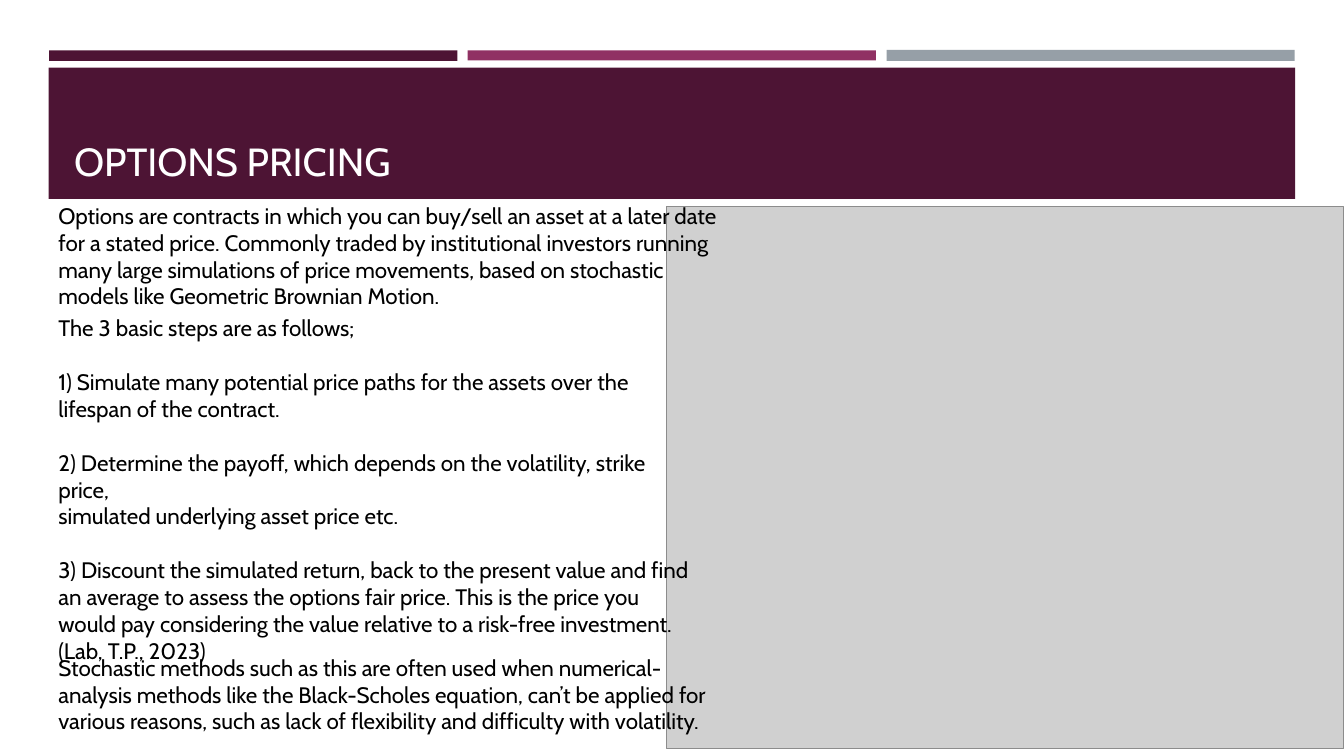
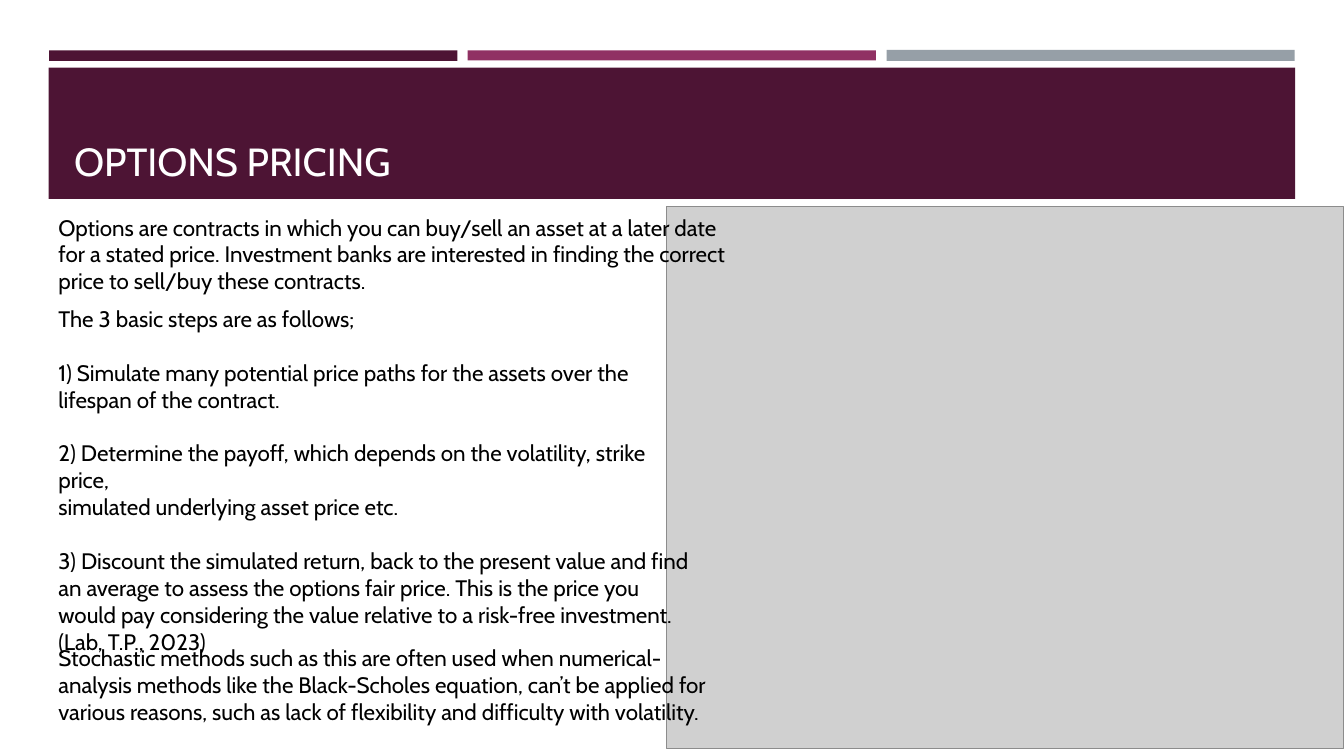
Before and after one commit to eoiniritium/jateb-course-work, a slide deck: slide 18 of presentation.pptx. Drawn at 1344x756 pixels with LibreOffice and Linux fonts; fonts in the diff are those of the drawing; grey boxes stand for pictures. Boxes give left, top, right and bottom in pixels: in the first picture for what was removed or moved away, otherwise in the second. Text is boxed around its words. In the diff, an @@ line names an element or a change of style, - is before the commit and + after.

```diff
--- a/presentation.pptx
+++ b/presentation.pptx
@@ text "Options are contracts in which ...": place and size @@
-text "Options are contracts in which ..." at bbox=[58, 205, 716, 305]
+text "Options are contracts in which ..." at bbox=[58, 216, 724, 295]
@@ text at bbox=[58, 243, 724, 295]: text changed @@
-for a stated price. Commonly traded by institutional investors running
-many large simulations of price movements, based on stochastic
-models like Geometric Brownian Motion.
+for a stated price. Investment banks are interested in finding the correct price to sell/buy these contracts.
@@ text "The 3 basic steps are ...": place and size @@
-text "The 3 basic steps are ..." at bbox=[58, 319, 688, 665]
+text "The 3 basic steps are ..." at bbox=[58, 310, 688, 655]
@@ text "Stochastic methods such as this ...": place and size @@
-text "Stochastic methods such as this ..." at bbox=[58, 657, 706, 735]
+text "Stochastic methods such as this ..." at bbox=[58, 647, 706, 726]
```
Also in this commit, not shown: 3 other slides changed.
